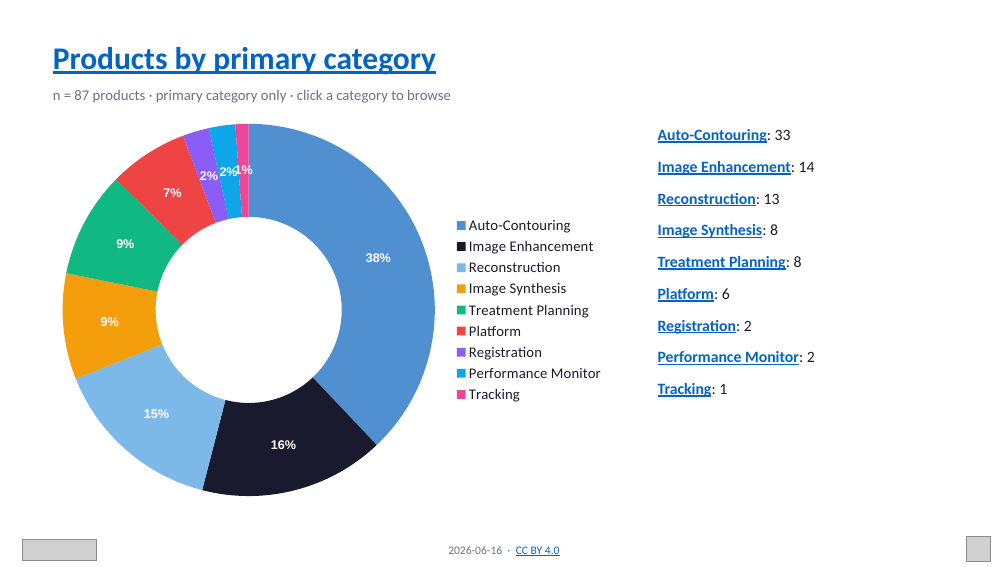
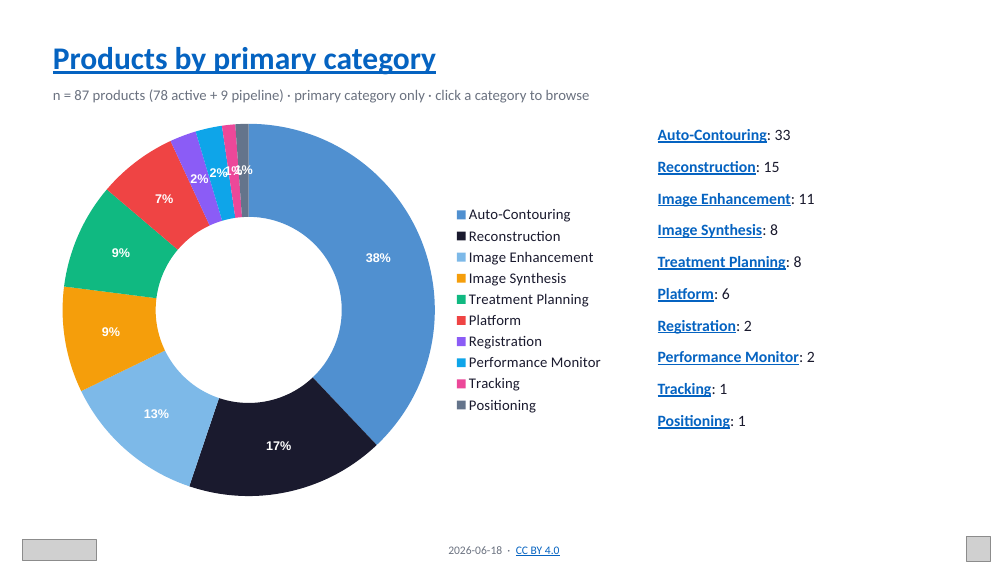
Before and after one commit to DLinRT-eu/dlinrteu-website, a slide deck: slide 3 of public/newsletters/2026-06/dlinrt-2026-06-update.pptx. Drawn at 1008x567 pixels with LibreOffice and Linux fonts; fonts in the diff are those of the drawing; grey boxes stand for pictures. Boxes give left, top, right and bottom in pixels: in the first picture for what was removed or moved away, otherwise in the second. Text is boxed around its words. In the diff, an @@ line names an element or a change of style, - is before the commit and + after.

```diff
--- a/public/newsletters/2026-06/dlinrt-2026-06-update.pptx
+++ b/public/newsletters/2026-06/dlinrt-2026-06-update.pptx
@@ text at [53, 89, 590, 103]: text changed @@
-n = 87 products · primary category only · click a category to browse
+n = 87 products (78 active + 9 pipeline) · primary category only · click a category to browse
@@ doughnut chart at [45, 113, 613, 507] @@
-categories: Auto-Contouring, Image Enhancement, Reconstruction, Image Synthesis, Treatment Planning, Platform, Registration, Performance Monitor, Tracking
+categories: Auto-Contouring, Reconstruction, Image Enhancement, Image Synthesis, Treatment Planning, Platform, Registration, Performance Monitor, Tracking, Positioning
-Series 1: 38, 16, 15, 9, 9, 7, 2, 2, 1
+Series 1: 38, 17, 13, 9, 9, 7, 2, 2, 1, 1
@@ data labels of Series 1 changed @@
@@ text at [658, 161, 780, 175]: text changed @@
-Image Enhancement: 14
+Reconstruction: 15
@@ text at [658, 193, 815, 207]: text changed @@
-Reconstruction: 13
+Image Enhancement: 11
@@ text added at [658, 415, 746, 429], 15 pt, text #0563C1, bold, underline @@
+Positioning: 1
```
Also in this commit, not shown: 5 other slides changed, 14 other files.
